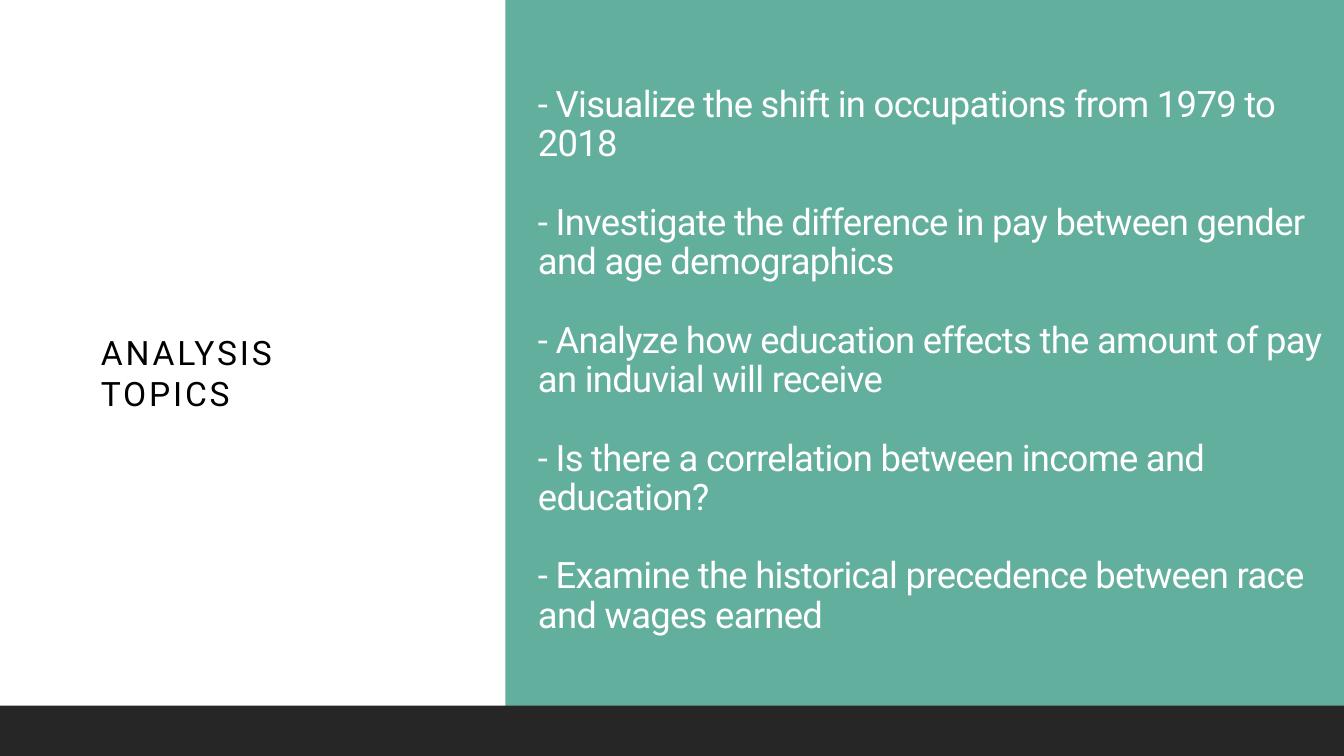
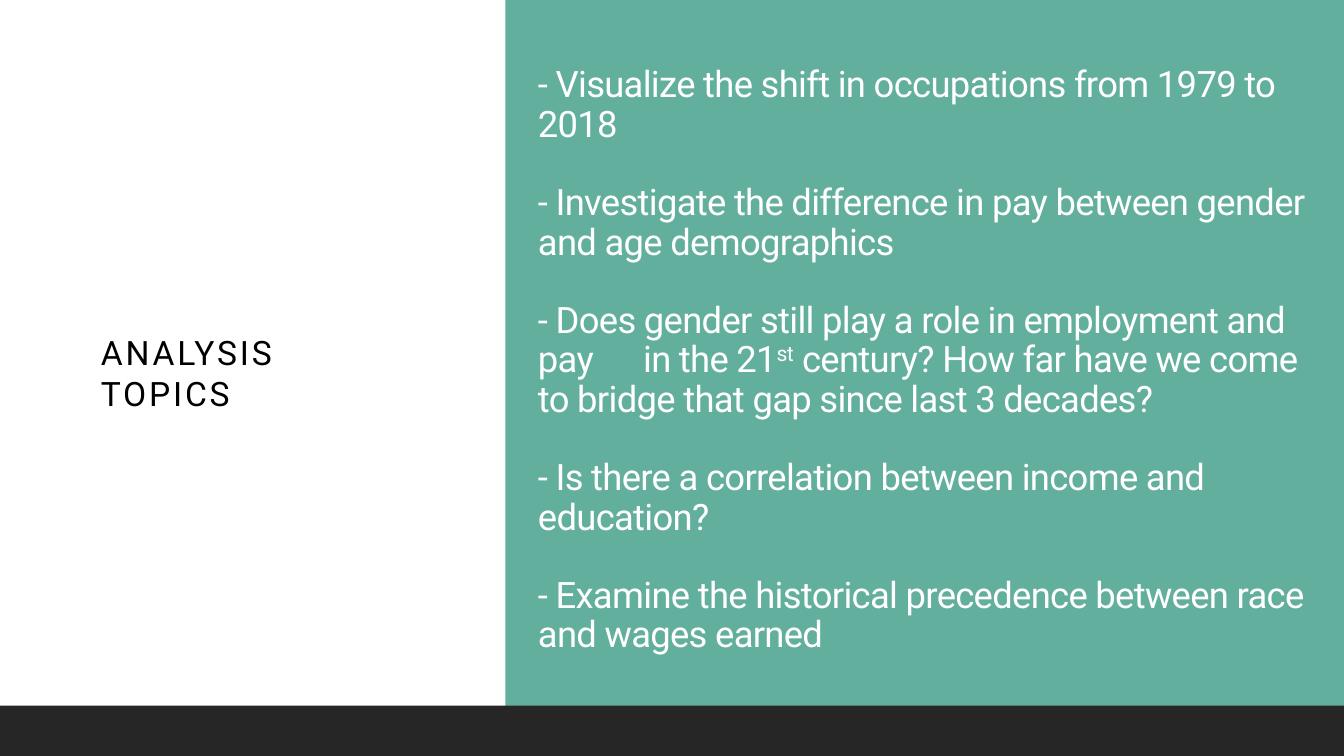
Before and after one commit to euphoniey/Project_1-team-2, a slide deck: slide 2 of Employment statistics REVA - Team 2 (1).pptx. Drawn at 1344x756 pixels with LibreOffice and Linux fonts; fonts in the diff are those of the drawing. Boxes give left, top, right and bottom in pixels: in the first picture for what was removed or moved away, otherwise in the second. Text is boxed around its words. In the diff, an @@ line names an element or a change of style, - is before the commit and + after.

```diff
--- a/Employment statistics REVA - Team 2 (1).pptx
+++ b/Employment statistics REVA - Team 2 (1).pptx
@@ title at [538,69,1305,655]: text changed @@
-- Visualize the shift in occupations from 1979 to 2018
-- Investigate the difference in pay between gender and age demographics
-- Analyze how education effects the amount of pay an induvial will receive
-- Is there a correlation between income and education?
-- Examine the historical precedence between race and wages earned
+- Visualize the shift in occupations from 1979 to 2018
+- Investigate the difference in pay between gender and age demographics
+- Does gender still play a role in employment and pay in the 21st century? How far have we come to bridge that gap since last 3 decades?
+- Is there a correlation between income and education?
+- Examine the historical precedence between race and wages earned
```
Also in this commit, not shown: 7 other slides changed, 2 slides added, 1 other file.
